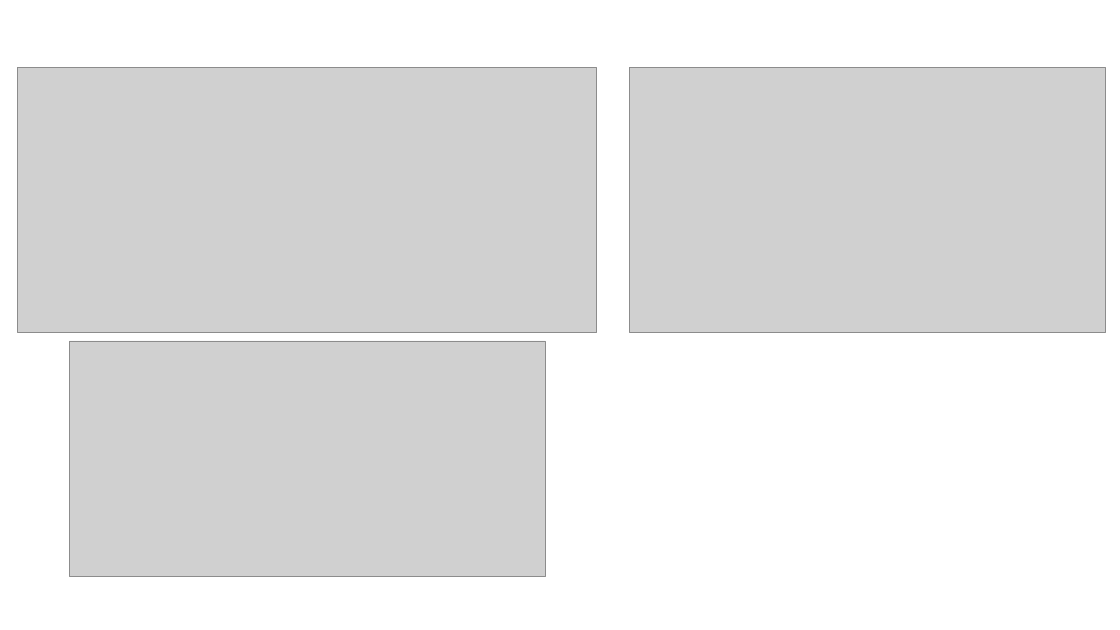
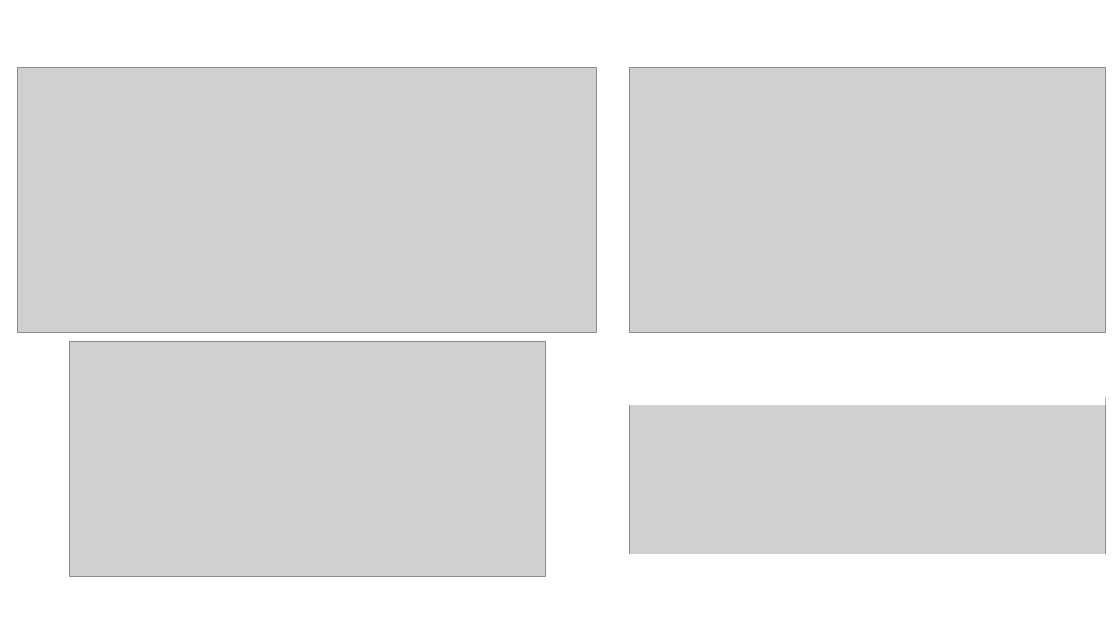
Before and after one commit to parkjunkil/parkjunkil.github.io, a slide deck: slide 1 of assets/images.pptx. Drawn at 1120x630 pixels with LibreOffice and Linux fonts; fonts in the diff are those of the drawing; grey boxes stand for pictures. Boxes give left, top, right and bottom in pixels: in the first picture for what was removed or moved away, otherwise in the second. Text is boxed around its words. In the diff, an @@ line names an element or a change of style, - is before the commit and + after.

```diff
--- a/assets/images.pptx
+++ b/assets/images.pptx
@@ rectangle added at <box>617,359,1106,405</box>, fill #FFFFFF @@
@@ picture added at <box>630,397,1106,562</box> @@
@@ rectangle added at <box>623,555,1112,593</box>, fill #FFFFFF @@
```
Also in this commit, not shown: 1 slide added, 13 other files.
